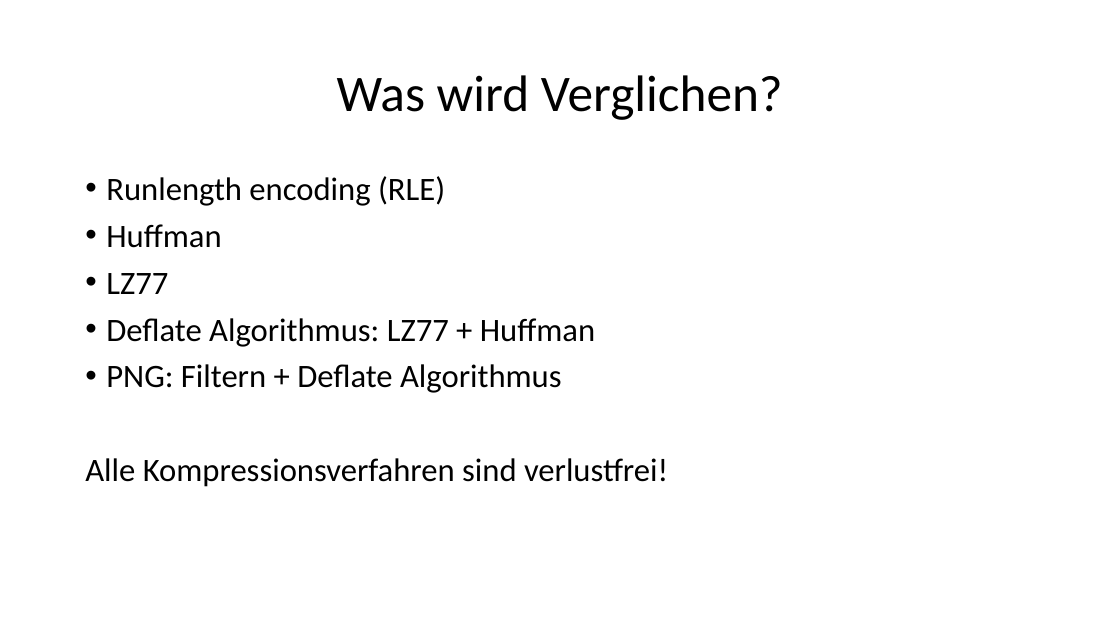
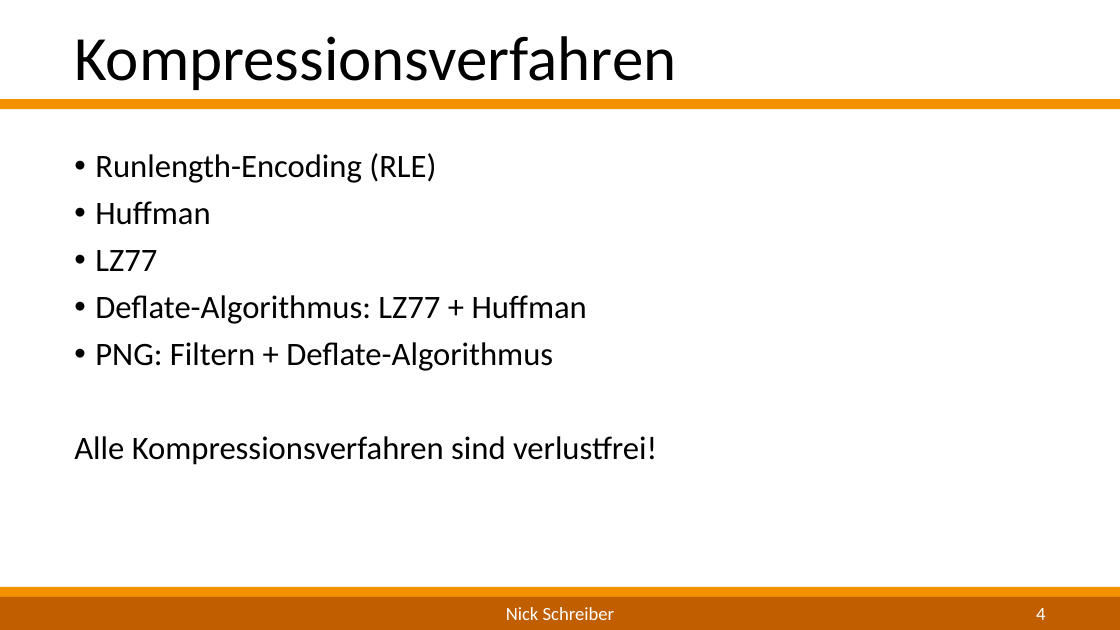
Before and after one commit to NickStudRepo/STI-Repo, a slide deck: slide 4 of Brainstorming/Zwischenpräsentation_v1.pptx. Drawn at 1120x630 pixels with LibreOffice and Linux fonts; fonts in the diff are those of the drawing; background and template pictures are left out. Boxes give left, top, right and bottom in pixels: in the first picture for what was removed or moved away, otherwise in the second. Text is boxed around its words. In the diff, an @@ line names an element or a change of style, - is before the commit and + after.

```diff
--- a/Brainstorming/Zwischenpräsentation_v1.pptx
+++ b/Brainstorming/Zwischenpräsentation_v1.pptx
@@ text added at (x1=74, y1=36, x2=676, y2=90), 54 pt, text #000000 @@
+Kompressionsverfahren
@@ title removed at (x1=337, y1=75, x2=783, y2=120) @@
-Was wird Verglichen?
@@ rectangle added at (x1=0, y1=99, x2=1120, y2=109), fill #F39100 @@
@@ text "Runlength-Encoding (RLE)" moved from (x1=85, y1=176, x2=668, y2=487) to (x1=74, y1=153, x2=657, y2=465) @@
@@ text at (x1=95, y1=153, x2=436, y2=183): text changed @@
-• Runlength encoding (RLE)
+• Runlength-Encoding (RLE)
@@ text at (x1=95, y1=295, x2=587, y2=371): text changed @@
-• Deflate Algorithmus: LZ77 + Huffman
-• PNG: Filtern + Deflate Algorithmus
+• Deflate-Algorithmus: LZ77 + Huffman
+• PNG: Filtern + Deflate-Algorithmus
@@ rectangle added at (x1=0, y1=587, x2=1120, y2=597), fill #F39100 @@
@@ rectangle added at (x1=0, y1=597, x2=1120, y2=630), fill #C05E00 @@
@@ text added at (x1=506, y1=607, x2=614, y2=620), 16 pt, text #FFFFFF @@
+Nick Schreiber
@@ page number added at (x1=1036, y1=608, x2=1045, y2=620), 16 pt, text #FFFFFF @@
+4
```
Also in this commit, not shown: 3 other slides changed, 5 slides added, 3 slides removed, 19 other files.
